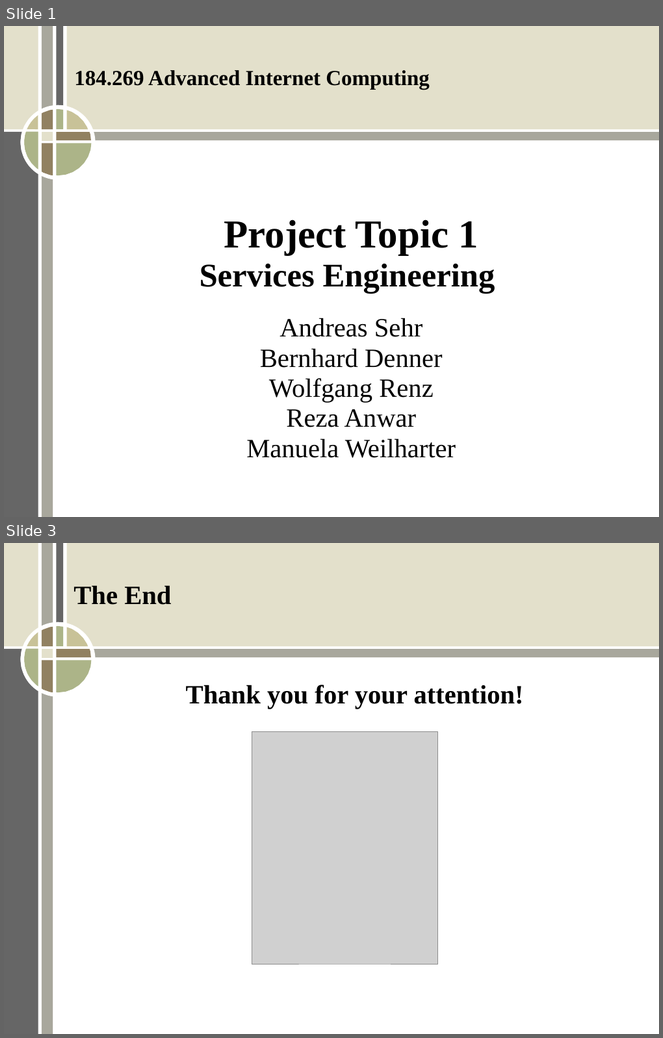
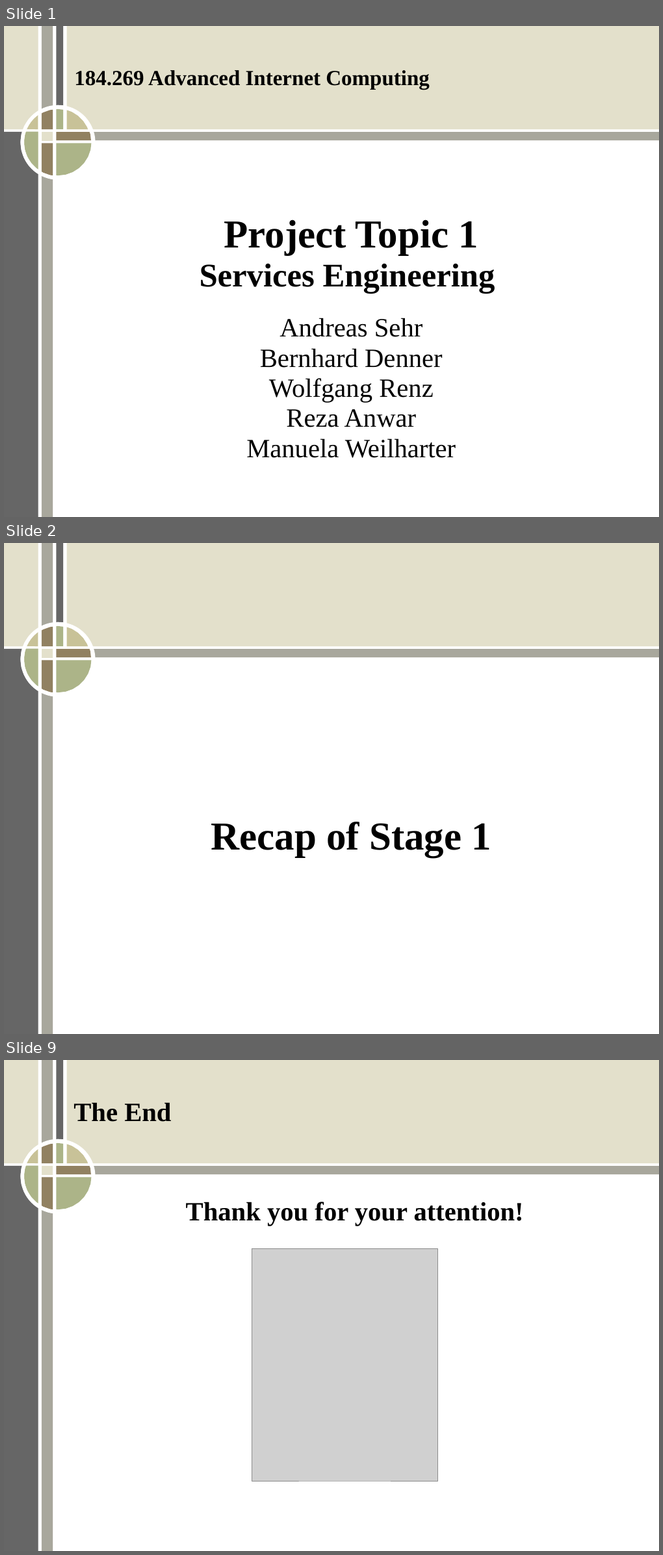
Before and after one commit to ERit/aic_group2_topic1, a slide deck: Stage2.ppt. Shown one above the other, each under a label of ours: slides 1 and 3 before the commit, slides 1, 2 and 9 after it; the slides between them are not shown. The pictures are 663x1038 and 663x1555 pixels, drawn with LibreOffice and Linux fonts; fonts in the diff are those of the drawing; grey boxes stand for pictures. Boxes give left, top, right and bottom in pixels: in the first picture for what was removed or moved away, otherwise in the second. Text is boxed around its words. In the diff, an @@ line names an element or a change of style, - is before the commit and + after.

```diff
--- a/Stage2.ppt
+++ b/Stage2.ppt
@@ slide 2 added at <box>4,543,659,1034</box>, background #FFFFFF; not listed: 17 template elements that a slide beside it also shows @@
@@ text added at <box>211,822,492,858</box>, 48 pt, text #000000, bold @@
+Recap of Stage 1
@@ what was slide 3 is now slide 9 @@
```
Also in this commit, not shown: 6 other slides added, 1 slide removed.
